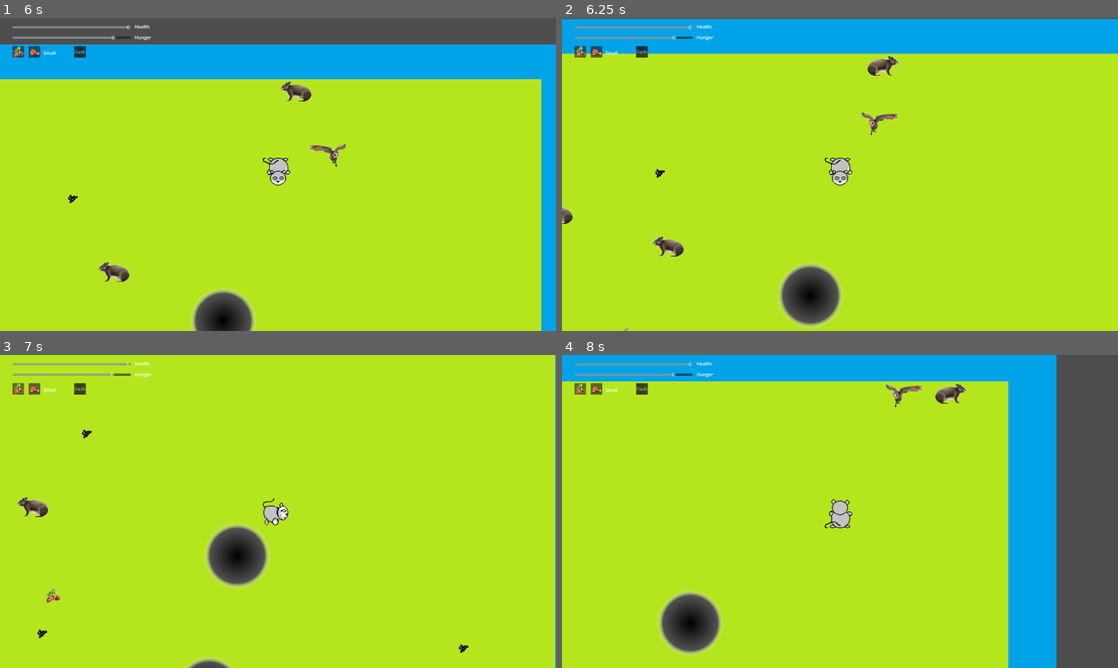
Above: before the commit, frames 1-4 (two rows, left to right).
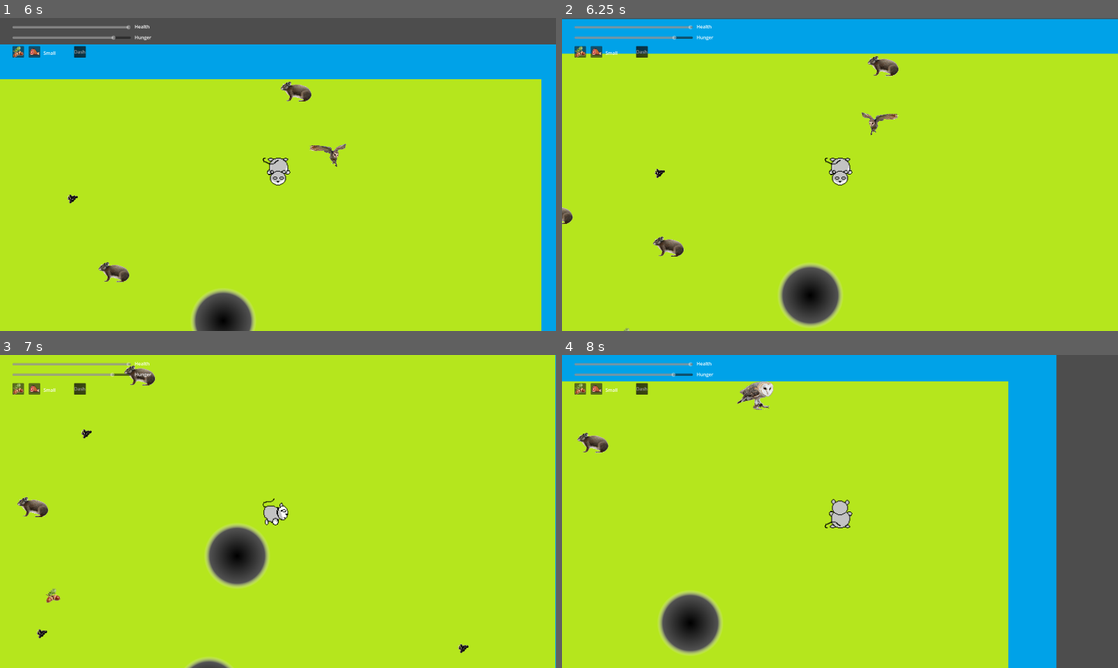
Above: after the commit, the same moments.

Repository: nialsiG/GMTK2024
Game: Godot game, scene res://scenes/start_menu.tscn
The game is run twice, just before and just after one commit, with the same random seed, the same clock (stepped at 60 frames per second) and the same inputs. The engine's default icon, where the game draws it, is replaced by a stand-in: a white triangle on a blue panel in a dark square.
Inputs:
- Up to frame 1 (6 s): click "Start game" at 0.5 s; tap Enter at 1.25 s; hold D (move_right) 1.28-2.03 s; tap Space (attack) every 0.75 s from 1.35 to 5.85 s; hold S (move_down) 2.03-2.78 s; hold D (move_right) 2.78-3.53 s; hold W (move_up) 3.53-4.28 s; hold A (move_left) 4.28-5.78 s; hold S (move_down) from 5.78 s (still down)
- Up to frame 2 (6.25 s): keep holding S (move_down)
- Up to frame 3 (7 s): release S (move_down) at 6.53 s; hold D (move_right) from 6.53 s (still down); tap Space (attack) at 6.6 s
- Up to frame 4 (8 s): release D (move_right) at 7.28 s; hold W (move_up) from 7.28 s (still down); tap Space (attack) at 7.35 s

Frame 1 is identical in both runs. In frame 2, 0.2% of the frame differs, in the area x 54-61%, y 12-19%; in frame 3, 0.2%; in frame 4, 0.9%, in the area x 2-73%, y 8-32%.

Commit message:
Feature: added sound for eating, chasing sound for owl and fleeing sound for mouse Feature: Owl is not blocked by rocks

Diff:
--- a/Gmtk 2024/scenes/Animals/Mikrotia.tscn
+++ b/Gmtk 2024/scenes/Animals/Mikrotia.tscn
@@ -1,13 +1,25 @@
-[gd_scene load_steps=4 format=3 uid="uid://dqg7jad33ecwk"]
+[gd_scene load_steps=6 format=3 uid="uid://dqg7jad33ecwk"]
 
 [ext_resource type="PackedScene" uid="uid://q25xtiarjdfc" path="res://scenes/Animals/deinogalerix.tscn" id="1_qeo52"]
 [ext_resource type="Script" path="res://scripts/Animals/Mikrotia.gd" id="2_jqakm"]
 [ext_resource type="SpriteFrames" uid="uid://barpun0yigmsb" path="res://assets/sprites/Animals/Mikrotia/Mikrotia.tres" id="3_f4rfx"]
+[ext_resource type="AudioStream" uid="uid://dn78ts73r2lw" path="res://assets/Sounds/mouse-2.ogg" id="4_bcon0"]
+
+[sub_resource type="CircleShape2D" id="CircleShape2D_5nilg"]
+radius = 600.0
 
 [node name="deinogalerix" instance=ExtResource("1_qeo52")]
 scale = Vector2(0.35, 0.35)
+collision_layer = 3
+collision_mask = 3
 script = ExtResource("2_jqakm")
 
 [node name="Sprite2D" parent="." index="1"]
 sprite_frames = ExtResource("3_f4rfx")
 animation = &"Left"
+
+[node name="CollisionShape2D" parent="Area2D" index="0"]
+shape = SubResource("CircleShape2D_5nilg")
+
+[node name="FleeingSoundPlayer" parent="." index="4"]
+stream = ExtResource("4_bcon0")
--- a/Gmtk 2024/scenes/Animals/Tyto.tscn
+++ b/Gmtk 2024/scenes/Animals/Tyto.tscn
@@ -1,11 +1,20 @@
-[gd_scene load_steps=3 format=3 uid="uid://bkxmx828vv8d8"]
+[gd_scene load_steps=5 format=3 uid="uid://bkxmx828vv8d8"]
 
 [ext_resource type="PackedScene" uid="uid://q25xtiarjdfc" path="res://scenes/Animals/deinogalerix.tscn" id="1_janl0"]
 [ext_resource type="SpriteFrames" uid="uid://dd3wjt3p1xdvk" path="res://assets/sprites/Animals/Tyto/Tyto.tres" id="2_88tv6"]
+[ext_resource type="Script" path="res://scripts/Animals/Tyto.gd" id="2_ixd7v"]
+[ext_resource type="AudioStream" uid="uid://brm5jraoajvxy" path="res://assets/Sounds/barn_owl_01.ogg" id="3_1a2ig"]
 
 [node name="deinogalerix" instance=ExtResource("1_janl0")]
 scale = Vector2(0.7, 0.7)
+collision_layer = 2
+collision_mask = 2
+script = ExtResource("2_ixd7v")
 
 [node name="Sprite2D" parent="." index="1"]
 sprite_frames = ExtResource("2_88tv6")
 animation = &"Down"
+
+[node name="ChasingSoundPlayer" parent="." index="3"]
+stream = ExtResource("3_1a2ig")
+max_distance = 1000.0
--- a/Gmtk 2024/scenes/Animals/deinogalerix.tscn
+++ b/Gmtk 2024/scenes/Animals/deinogalerix.tscn
@@ -11,6 +11,8 @@
 radius = 300.0
 
 [node name="deinogalerix" type="CharacterBody2D"]
+collision_layer = 3
+collision_mask = 3
 script = ExtResource("1_phrg3")
 
 [node name="CollisionShape2D" type="CollisionShape2D" parent="."]
@@ -26,8 +28,10 @@
 [node name="CollisionShape2D" type="CollisionShape2D" parent="Area2D"]
 shape = SubResource("CircleShape2D_mvwy3")
 
-[node name="AudioStreamPlayer2D" type="AudioStreamPlayer2D" parent="."]
+[node name="ChasingSoundPlayer" type="AudioStreamPlayer2D" parent="."]
 max_distance = 500.0
+
+[node name="FleeingSoundPlayer" type="AudioStreamPlayer2D" parent="."]
 
 [connection signal="area_entered" from="Area2D" to="." method="OnAreaEntered"]
 [connection signal="body_entered" from="Area2D" to="." method="OnDetectionAreaEntered"]
--- a/Gmtk 2024/scenes/Meat.tscn
+++ b/Gmtk 2024/scenes/Meat.tscn
@@ -7,6 +7,8 @@
 radius = 30.0
 
 [node name="Meat" type="Area2D"]
+collision_layer = 3
+collision_mask = 3
 script = ExtResource("1_2yvev")
 
 [node name="CollisionShape2D" type="CollisionShape2D" parent="."]
--- a/Gmtk 2024/scenes/plant.tscn
+++ b/Gmtk 2024/scenes/plant.tscn
@@ -18,6 +18,8 @@
 radius = 20.0
 
 [node name="Plant" type="Area2D"]
+collision_layer = 3
+collision_mask = 3
 script = ExtResource("1_vdtmb")
 
 [node name="AnimatedSprite2D" type="AnimatedSprite2D" parent="."]
--- a/Gmtk 2024/scenes/player.tscn
+++ b/Gmtk 2024/scenes/player.tscn
@@ -6,6 +6,7 @@
 [ext_resource type="Texture2D" uid="uid://cvce5kr577lbu" path="res://assets/sprites/Player/Player_right.png" id="3_oprea"]
 [ext_resource type="Texture2D" uid="uid://dox4p3bi2ql5j" path="res://assets/sprites/Player/Player_still.png" id="4_s00ii"]
 [ext_resource type="Texture2D" uid="uid://cv4pv1k6owsiv" path="res://assets/sprites/Player/Player_Up.png" id="6_yb3pu"]
+[ext_resource type="AudioStream" uid="uid://w8jgorboi33h" path="res://assets/Sounds/Ate.wav" id="7_7nei2"]
 
 [sub_resource type="SpriteFrames" id="SpriteFrames_20df6"]
 animations = [{
@@ -75,3 +76,6 @@
 
 [node name="AudioListener2D" type="AudioListener2D" parent="."]
 current = true
+
+[node name="EatingSound" type="AudioStreamPlayer2D" parent="."]
+stream = ExtResource("7_7nei2")
--- a/Gmtk 2024/scenes/world.tscn
+++ b/Gmtk 2024/scenes/world.tscn
@@ -66,6 +66,8 @@
 
 [node name="Player" parent="GameElements" instance=ExtResource("2_7khj7")]
 position = Vector2(596, 366)
+collision_layer = 3
+collision_mask = 3
 
 [node name="Bounds" type="Node" parent="GameElements"]
 
@@ -80,24 +82,32 @@
 
 [node name="BottomBounds" type="StaticBody2D" parent="GameElements/Bounds"]
 position = Vector2(1016, 2027)
+collision_layer = 3
+collision_mask = 3
 
 [node name="CollisionShape2D" type="CollisionShape2D" parent="GameElements/Bounds/BottomBounds"]
 shape = SubResource("RectangleShape2D_1m0ao")
 
 [node name="RightBounds" type="StaticBody2D" parent="GameElements/Bounds"]
 position = Vector2(2142, 983)
+collision_layer = 3
+collision_mask = 3
 
 [node name="CollisionShape2D" type="CollisionShape2D" parent="GameElements/Bounds/RightBounds"]
 shape = SubResource("RectangleShape2D_1kse0")
 
 [node name="LeftBound" type="StaticBody2D" parent="GameElements/Bounds"]
 position = Vector2(-136, 983)
+collision_layer = 3
+collision_mask = 3
 
 [node name="CollisionShape2D" type="CollisionShape2D" parent="GameElements/Bounds/LeftBound"]
 shape = SubResource("RectangleShape2D_1kse0")
 
 [node name="TopBound" type="StaticBody2D" parent="GameElements/Bounds"]
 position = Vector2(1016, -46)
+collision_layer = 3
+collision_mask = 3
 
 [node name="CollisionShape2D" type="CollisionShape2D" parent="GameElements/Bounds/TopBound"]
 shape = SubResource("RectangleShape2D_xbdkw")
--- a/Gmtk 2024/scripts/Animals/Mikrotia.gd
+++ b/Gmtk 2024/scripts/Animals/Mikrotia.gd
@@ -9,3 +9,4 @@
 	sprite = get_node("Sprite2D")
 	UpdateSize()
 	UpdateIdleFactor()
+	_fleeingSoundPlayer = get_node("FleeingSoundPlayer")
--- a/Gmtk 2024/scripts/Animals/Tyto.gd
+++ b/Gmtk 2024/scripts/Animals/Tyto.gd
@@ -3,9 +3,10 @@
 func _ready():
 	_name = "Tyto"
 	meatValue = 5
-	current_size = enums.Size.SMALL
+	current_size = enums.Size.MEDIUM
 	diet = enums.Diet.carnivore
 	defaultScale = scale
 	sprite = get_node("Sprite2D")
 	UpdateSize()
 	UpdateIdleFactor()
+	_chasingSoundPlayer = get_node("ChasingSoundPlayer")
--- a/Gmtk 2024/scripts/enemy.gd
+++ b/Gmtk 2024/scripts/enemy.gd
@@ -12,6 +12,8 @@
 
 var meatValue : int = 30
 var _name : String = "enemy"
+var _chasingSoundPlayer : AudioStreamPlayer2D
+var _fleeingSoundPlayer : AudioStreamPlayer2D
 
 signal Died(animal : Animal)
 
@@ -42,9 +44,13 @@
 	if (target != null && current_state != state.CHASING && current_state != state.FLEEING):
 		if (relationToTarget == enums.Relationship.PREDATOR):
 			current_state = state.CHASING
+			if(_chasingSoundPlayer != null):
+				_chasingSoundPlayer.play()
 			print(_name+" started chasing")
 		else:
 			current_state = state.FLEEING
+			if (_fleeingSoundPlayer != null):
+				_fleeingSoundPlayer.play()
 			print(_name+" started fleeing")
 		timer = 0
 
--- a/Gmtk 2024/scripts/player.gd
+++ b/Gmtk 2024/scripts/player.gd
@@ -13,8 +13,11 @@
 var _dashFoodCost : int = 5
 var _dashAxis : Vector2
 
+var _eatingSoundPlayer : AudioStreamPlayer2D
+
 func _ready():
 	sprite = get_node("Sprite2D")
+	_eatingSoundPlayer = get_node("EatingSound")
 	current_size = enums.Size.SMALL
 	_invincibilityTimer = get_node("InvincibilityTimer")
 	_invincibilityTimer.connect("timeout", OnIFrameTimeOut)
@@ -115,6 +118,7 @@
 		print(velocity)
 
 func eat(amount: int, foodType : enums.FoodType):
+	_eatingSoundPlayer.play()
 	Fed.emit(amount * GetFoodCoef(foodType))
 
 func hit(amount : int):
Not shown, added: Gmtk 2024/assets/Sounds/Ate.wav.import
Not shown, added: Gmtk 2024/assets/Sounds/barn_owl_01.ogg.import
Not shown, added: Gmtk 2024/assets/Sounds/mouse-2.ogg.import
Not shown: 1 places in Gmtk 2024/scenes/player.tscn that only renumber resources
Not shown, added: Gmtk 2024/assets/Sounds/Ate.wav
Not shown, added: Gmtk 2024/assets/Sounds/barn_owl_01.ogg
Not shown, added: Gmtk 2024/assets/Sounds/mouse-2.ogg
